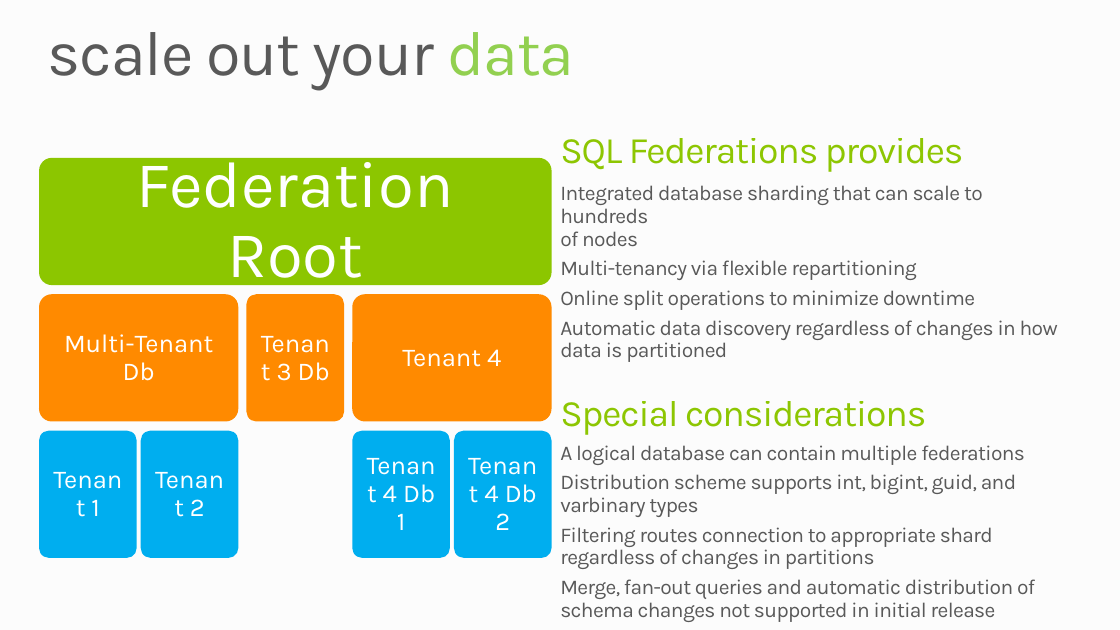
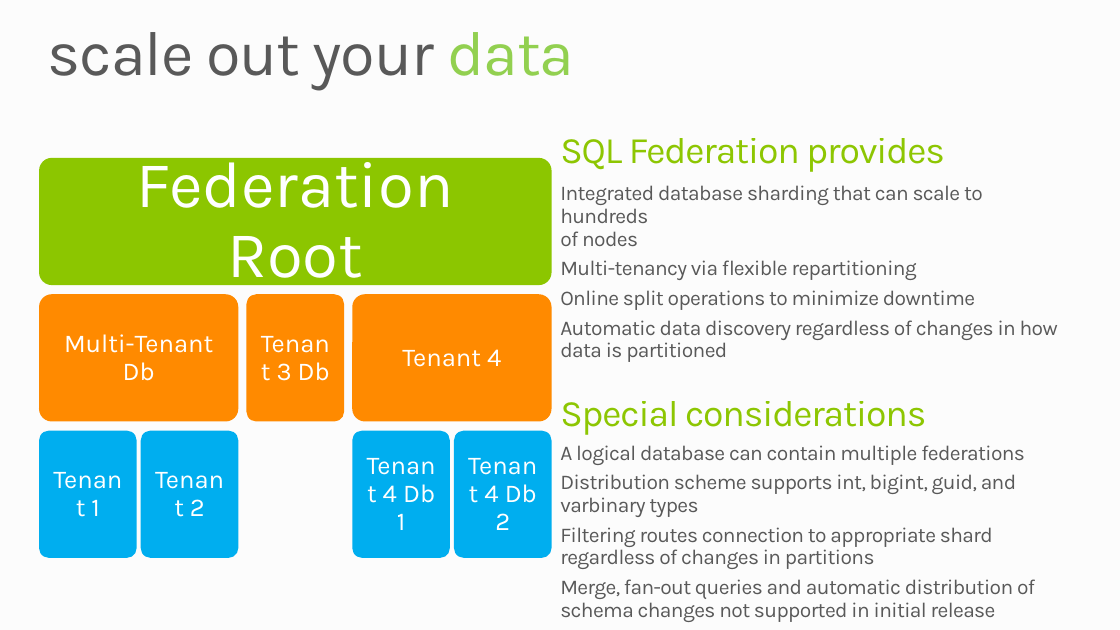
Before and after one commit to mwasham/WATK-Presentations, a slide deck: slide 28 of WindowsAzureSQLDatabase/WindowsAzureSQLDatabase.pptx. Drawn at 1120x630 pixels with LibreOffice and Linux fonts; fonts in the diff are those of the drawing; background and template pictures are left out. Boxes give left, top, right and bottom in pixels: in the first picture for what was removed or moved away, otherwise in the second. Text is boxed around its words. In the diff, an @@ line names an element or a change of style, - is before the commit and + after.

```diff
--- a/WindowsAzureSQLDatabase/WindowsAzureSQLDatabase.pptx
+++ b/WindowsAzureSQLDatabase/WindowsAzureSQLDatabase.pptx
@@ text at (560, 138, 945, 172): text changed @@
-SQL Federations provides
+SQL Federation provides
```
Also in this commit, not shown: 9 other slides changed, 1 slide added, 2 slides removed.
